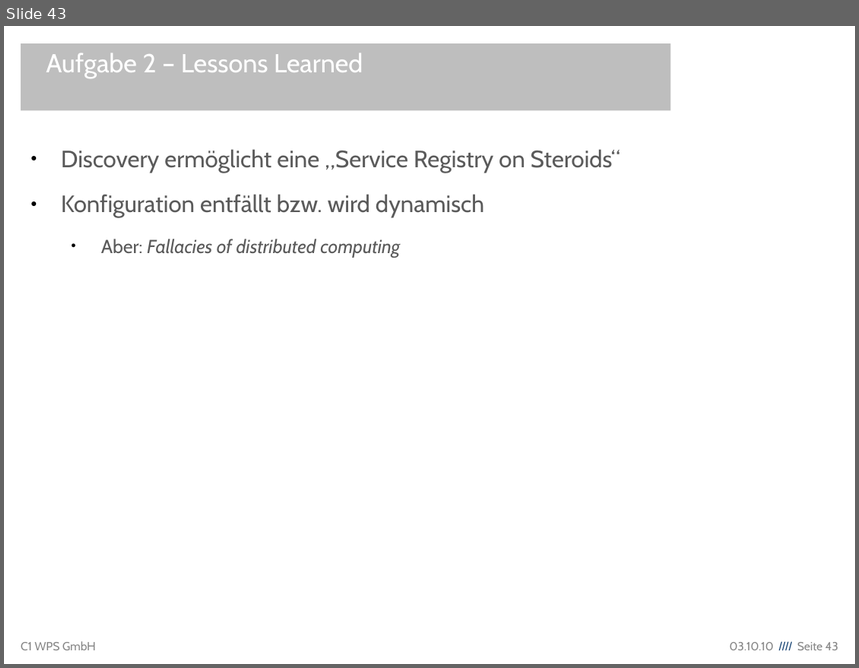
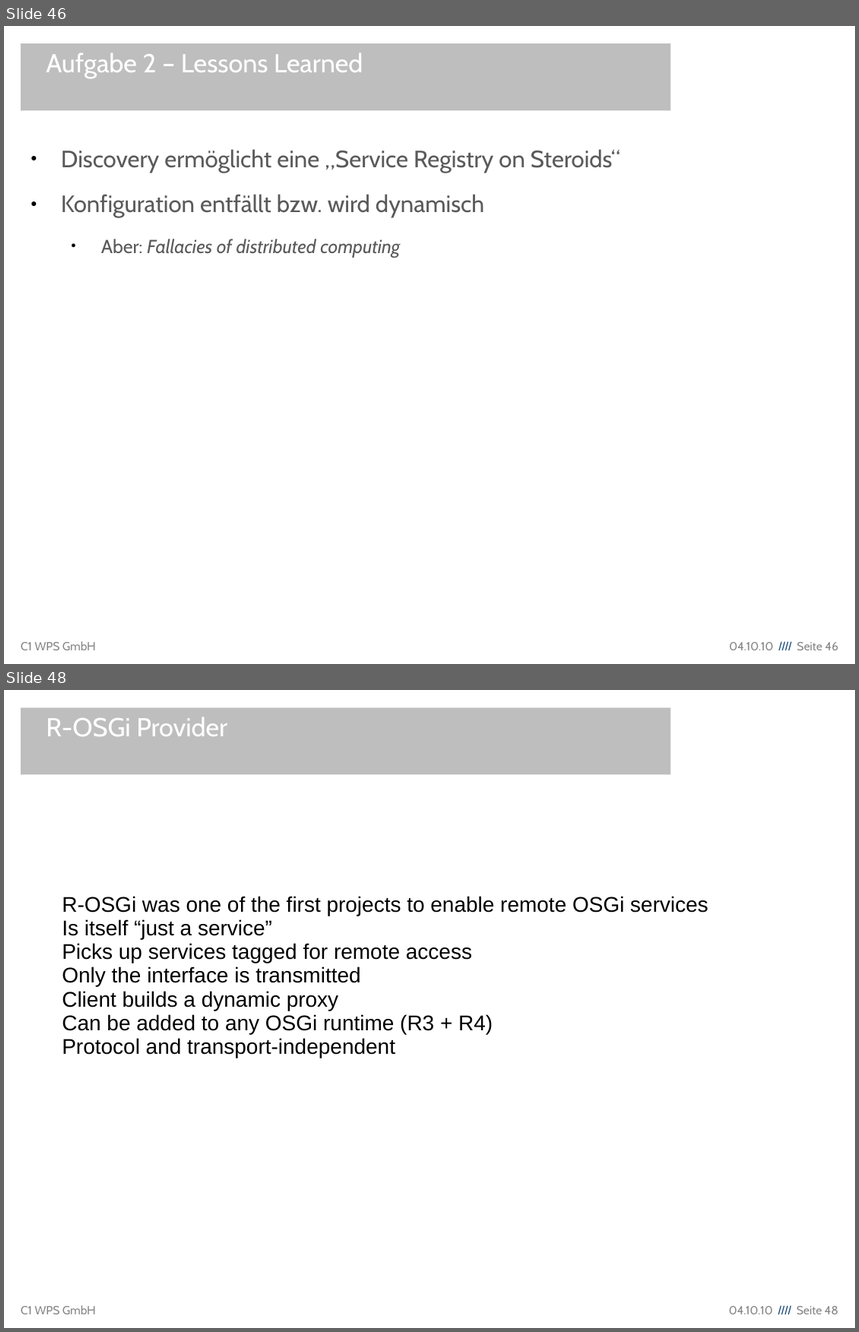
Before and after one commit to lemmy/org.eclipse.ecf.winterschool, a slide deck: org.eclipse.ecf.winterschool/EclipseCommunicationFramework.odp. Shown one above the other, each under a label of ours: slide 43 before the commit, slides 46 and 48 after it; the slides between them are not shown. The pictures are 859x668 and 859x1332 pixels, drawn with LibreOffice and Linux fonts; fonts in the diff are those of the drawing; background and template pictures are left out. Boxes give left, top, right and bottom in pixels: in the first picture for what was removed or moved away, otherwise in the second. Text is boxed around its words. In the diff, an @@ line names an element or a change of style, - is before the commit and + after.

```diff
--- a/org.eclipse.ecf.winterschool/EclipseCommunicationFramework.odp
+++ b/org.eclipse.ecf.winterschool/EclipseCommunicationFramework.odp
@@ slide 48 added at box(4, 690, 855, 1328), background #FFFFFF; not listed: 2 template elements that a slide beside it also shows @@
@@ title added at box(21, 708, 671, 775), fill #BEBEBE, 22 pt, text #FFFFFF @@
+R-OSGi Provider
@@ text added at box(46, 717, 227, 736), 28 pt, text #2F2672 @@
+R-OSGi Provider
@@ text added at box(62, 896, 709, 1058), 18 pt, text #000000 @@
+R-OSGi was one of the first projects to enable remote OSGi services
+Is itself “just a service”
+Picks up services tagged for remote access
+Only the interface is transmitted
+Client builds a dynamic proxy
+Can be added to any OSGi runtime (R3 + R4)
+Protocol and transport-independent
@@ what was slide 43 is now slide 46 @@
@@ text at box(729, 642, 839, 651): text changed @@
-03.10.10 //// Seite 43
+04.10.10 //// Seite 46
```
Also in this commit, not shown: 6 other slides added.
